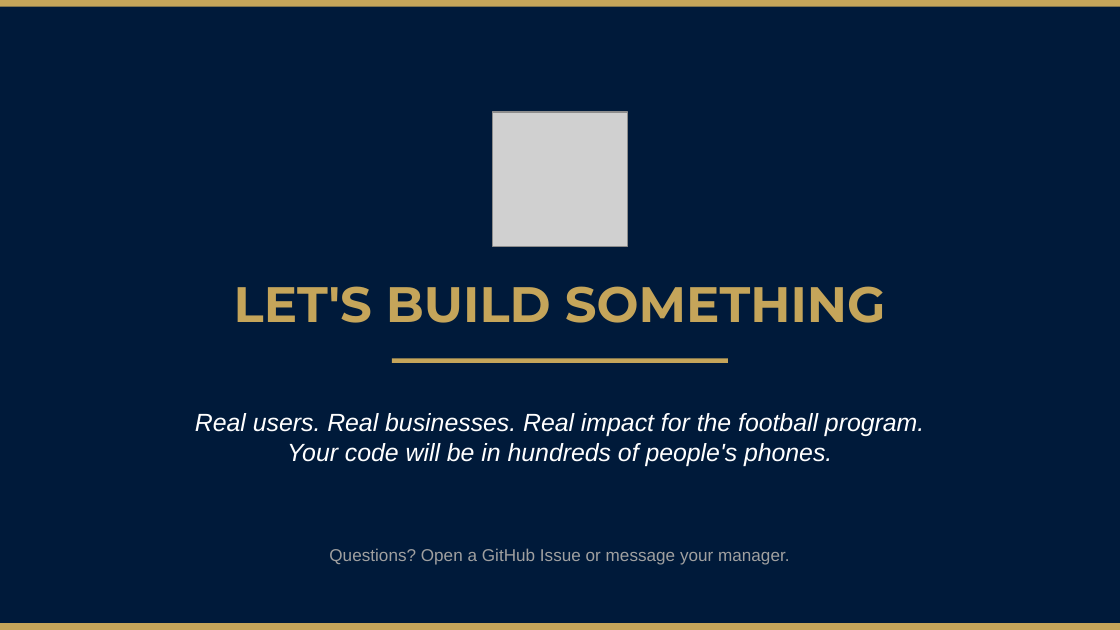
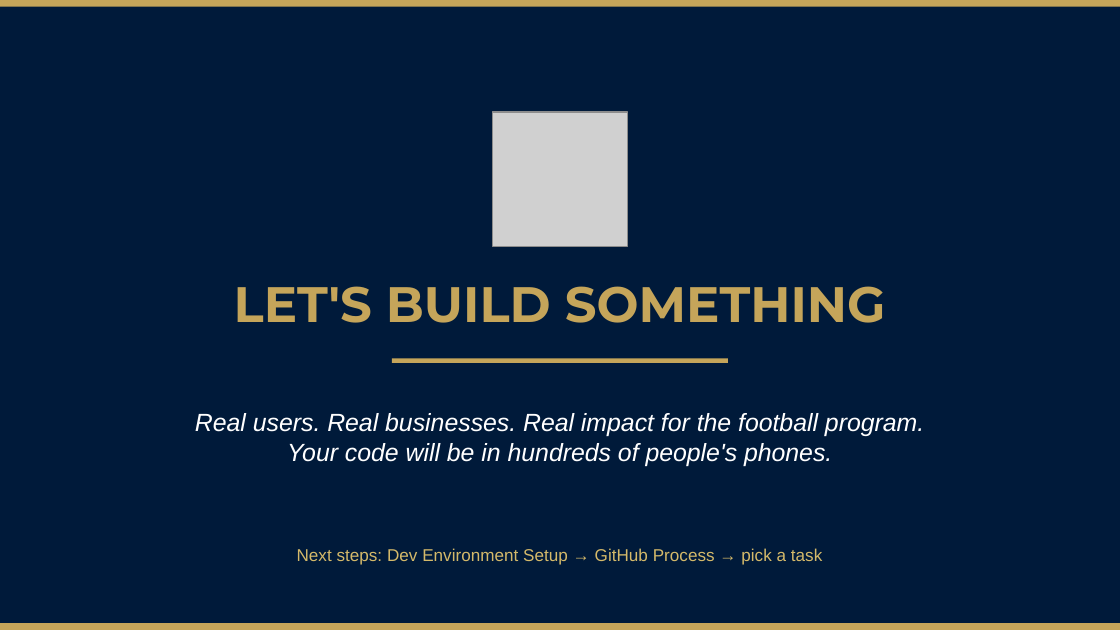
Before and after one commit to hoserR9/school-discount-pass, a slide deck: slide 9 of pitch/Del-Norte-Engineer-Onboarding.pptx. Drawn at 1120x630 pixels with LibreOffice and Linux fonts; fonts in the diff are those of the drawing; grey boxes stand for pictures. Boxes give left, top, right and bottom in pixels: in the first picture for what was removed or moved away, otherwise in the second. Text is boxed around its words. In the diff, an @@ line names an element or a change of style, - is before the commit and + after.

```diff
--- a/pitch/Del-Norte-Engineer-Onboarding.pptx
+++ b/pitch/Del-Norte-Engineer-Onboarding.pptx
@@ text at [297,548,822,565]: text changed; text colour #A0A0A0 to #D4B96A @@
-Questions? Open a GitHub Issue or message your manager.
+Next steps: Dev Environment Setup → GitHub Process → pick a task
```
Also in this commit, not shown: 5 other slides changed, 1 slide added, 1 slide removed, 5 other files.
